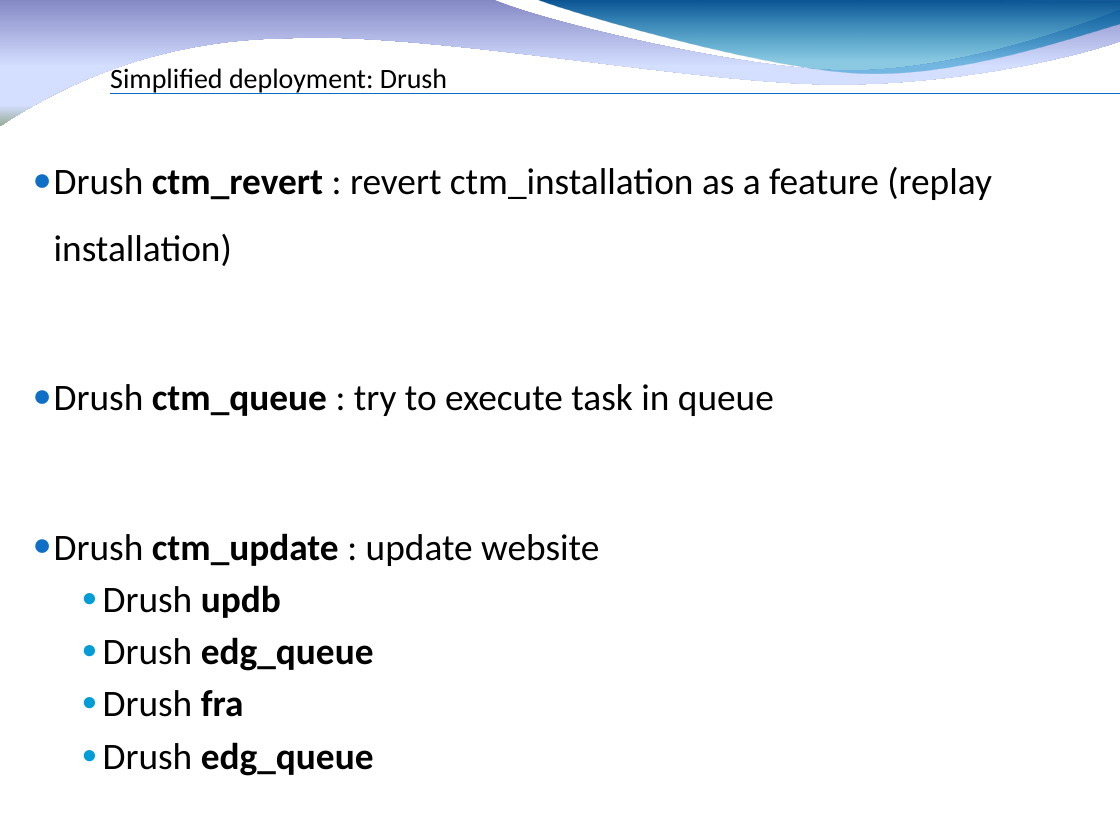
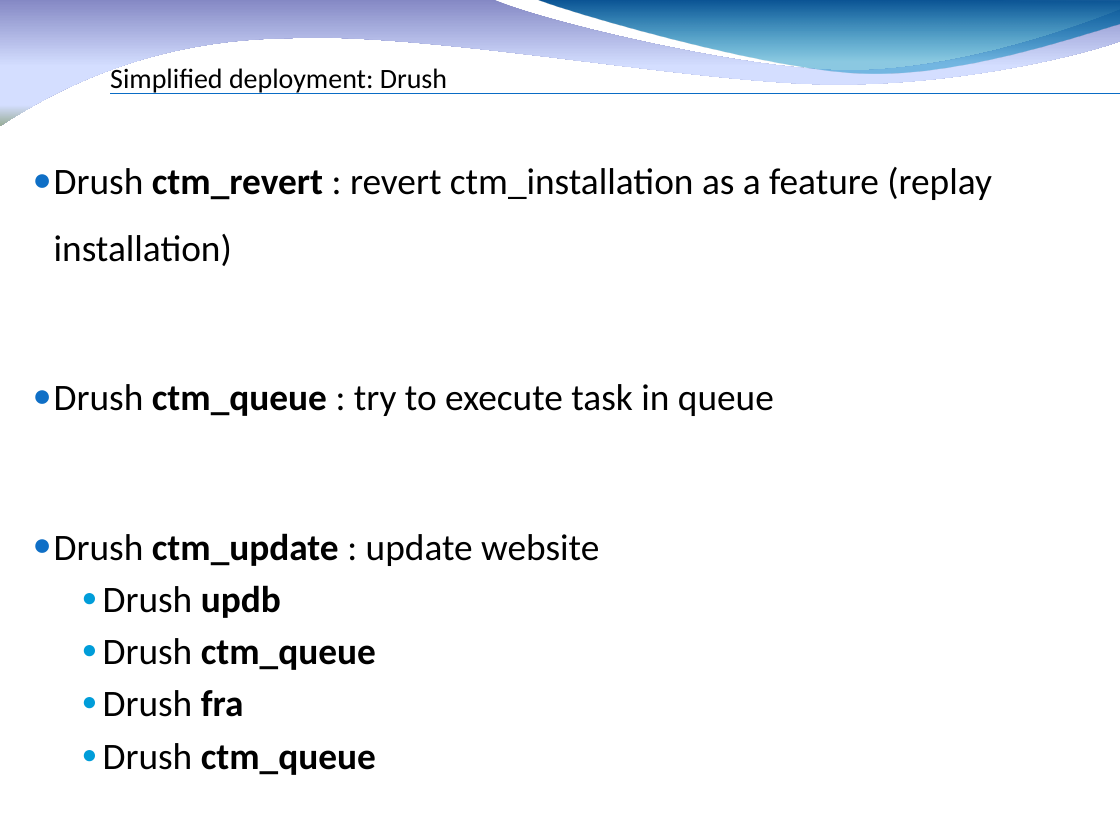
Before and after one commit to fauconv/ctm_drupal7, a slide deck: slide 21 of docs/Drupal 7 CTM factory.pptx. Drawn at 1120x840 pixels with LibreOffice and Linux fonts; fonts in the diff are those of the drawing; background and template pictures are left out. Boxes give left, top, right and bottom in pixels: in the first picture for what was removed or moved away, otherwise in the second. Text is boxed around its words. In the diff, an @@ line names an element or a change of style, - is before the commit and + after.

```diff
--- a/docs/Drupal 7 CTM factory.pptx
+++ b/docs/Drupal 7 CTM factory.pptx
@@ text at (x1=103, y1=638, x2=376, y2=670): text changed @@
-    ● Drush edg_queue
+    ● Drush ctm_queue
@@ text at (x1=103, y1=743, x2=376, y2=775): text changed @@
-    ● Drush edg_queue
+    ● Drush ctm_queue
```
Also in this commit, not shown: 11 other slides changed, 18 other files.
